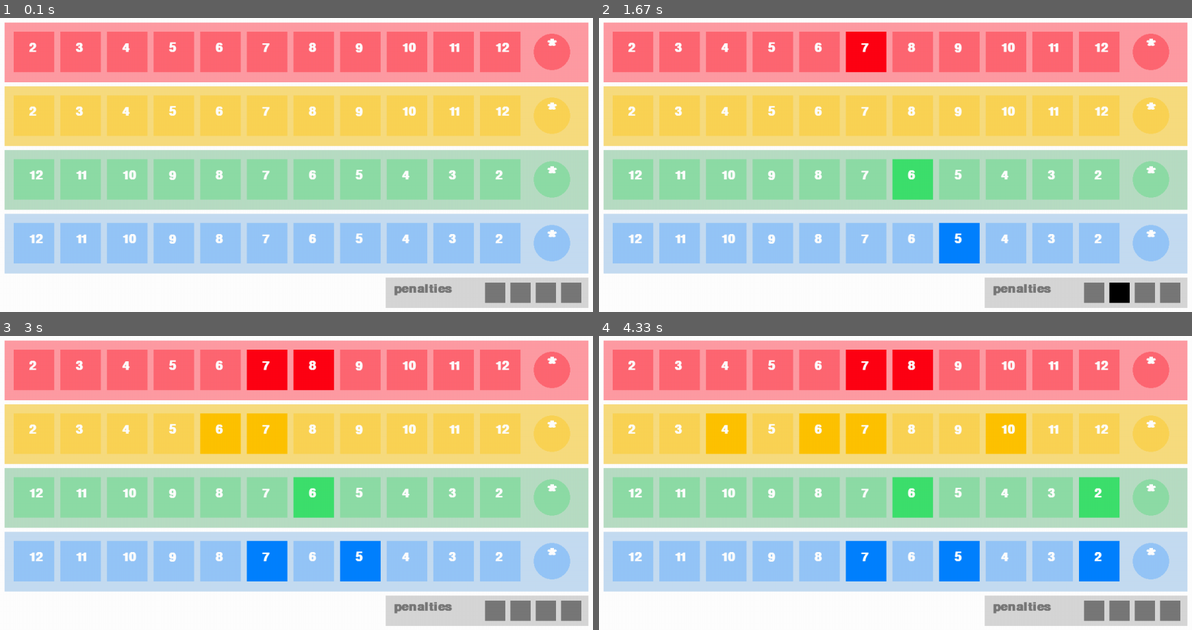
Above: before the commit, frames 1-4 (two rows, left to right).
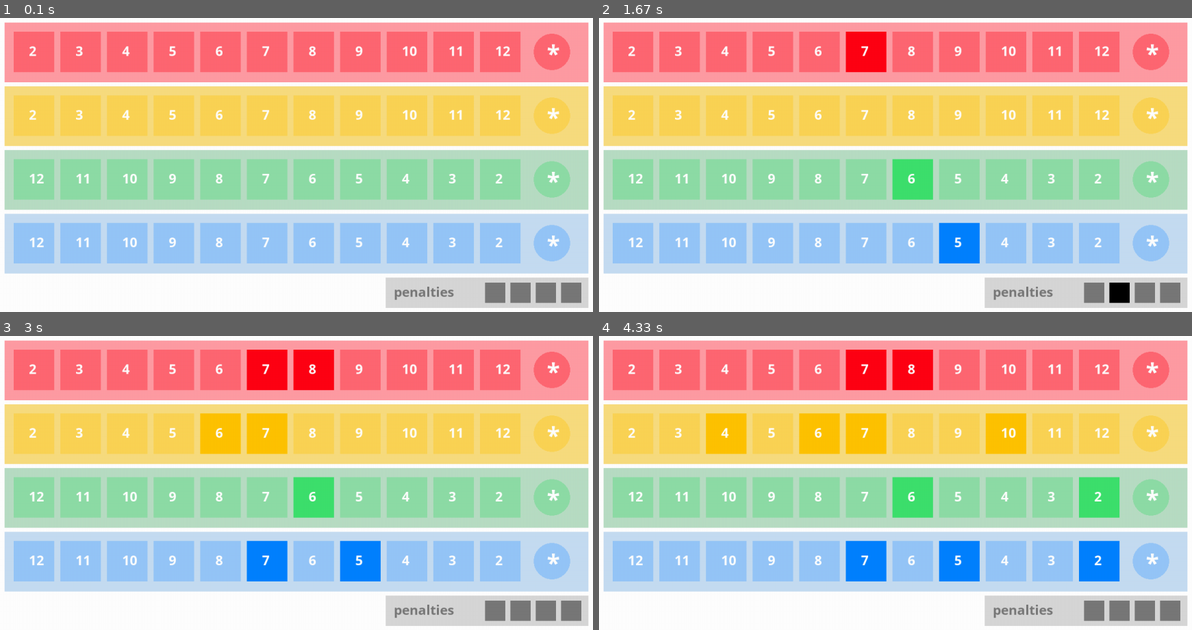
Above: after the commit, the same moments.

Repository: sjanetzki/qwixx-trainer
Game: pygame game, started from w2_dice_board.py
Same seed, same stepped clock (60 frames per second), same inputs: the game is played once before the commit and once after it.
Inputs (mouse positions are in pixels of both pictures, inside the frame that each line leads up to):
- Up to frame 1 (0.1 s): no input
- Up to frame 2 (1.67 s): click (895, 170) at 0.38 s; click (954, 244) at 0.72 s; click "7" at 1.05 s; click (1120, 285) at 1.38 s
- Up to frame 3 (3 s): click (308, 377) at 1.72 s; click (266, 574) at 2.05 s; click (278, 433) at 2.38 s; click (207, 421) at 2.72 s
- Up to frame 4 (4.33 s): click (1108, 574) at 3.05 s; click (1085, 480) at 3.38 s; click (1025, 430) at 3.72 s; click (717, 424) at 4.05 s

The runs differ from the first frame. In frame 1, 2.4% of the frame differs, in the area x 4-95%, y 6-96%; in frame 2, 2.4%; in frame 3, 2.4%; in frame 4, 2.5%.

Commit message:
#2 Fix incompatible font

Diff:
--- a/w2_dice_board.py
+++ b/w2_dice_board.py
@@ -144,8 +144,8 @@
                     done = True  # Flag that we are done so we exit this loop
 
             self.screen.fill(PyGameBoard.white)
-            font = pygame.font.SysFont('letters for learners', 36, True, False)
-            lock = pygame.font.SysFont('letters for learners', 64, True, False)
+            font = pygame.font.SysFont('Comic Sans MS', 28, True, False)
+            lock = pygame.font.SysFont('Comic Sans MS', 50, True, False)
 
             for row in range(4):
                 inactive_color, background_color, active_color = PyGameBoard.convert_row_to_color(row)
